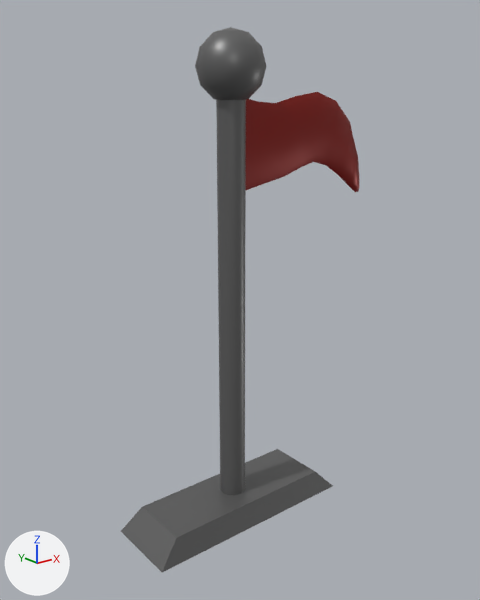
Two versions of the glTF model frontend/public/Goal_Flag.glb, one commit apart.
Rendered twice from a 50 mm lens placed at (-1.85, -2.37, 2.07), pointed at (0.08, 0.04, 1.11). Every picture has the same lights, and +X, +Y and +Z are marked at lower left. The picture after the commit comes second. Where no turn or scale is listed for an object, it has been applied to the vertices.

The first picture shows 'Goal_Flag'.
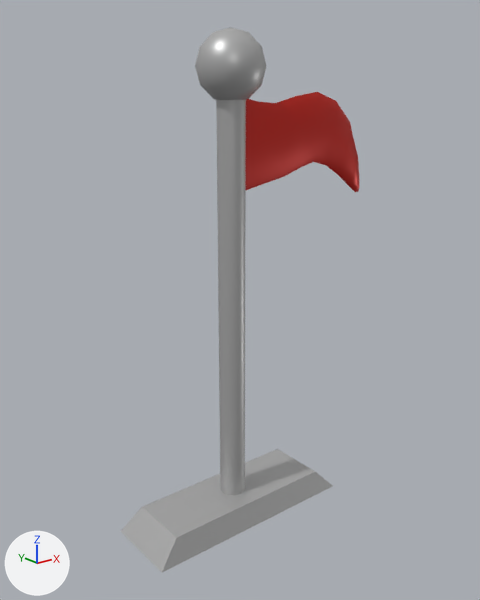
The change, as a list of edits to the scene's bpy script:
```text
Change mat_metal:
    mat_metal.base_color: (0.143, 0.143, 0.143) -> (0.479, 0.479, 0.479)  # dark grey #6a6a6a -> grey #b8b8b8
Change mat_flag:
    mat_flag.base_color: (0.255, 0.00914, 0.00482) -> (0.589, 0.0169, 0.00805)  # red #8a180f -> red #ca2316
```

Location of each change, [x1, y1, x2, y2] in pixels of the pictures (480 x 600 px):
'Goal_Flag', recoloured (lighter)
    both: [121, 27, 359, 572]
